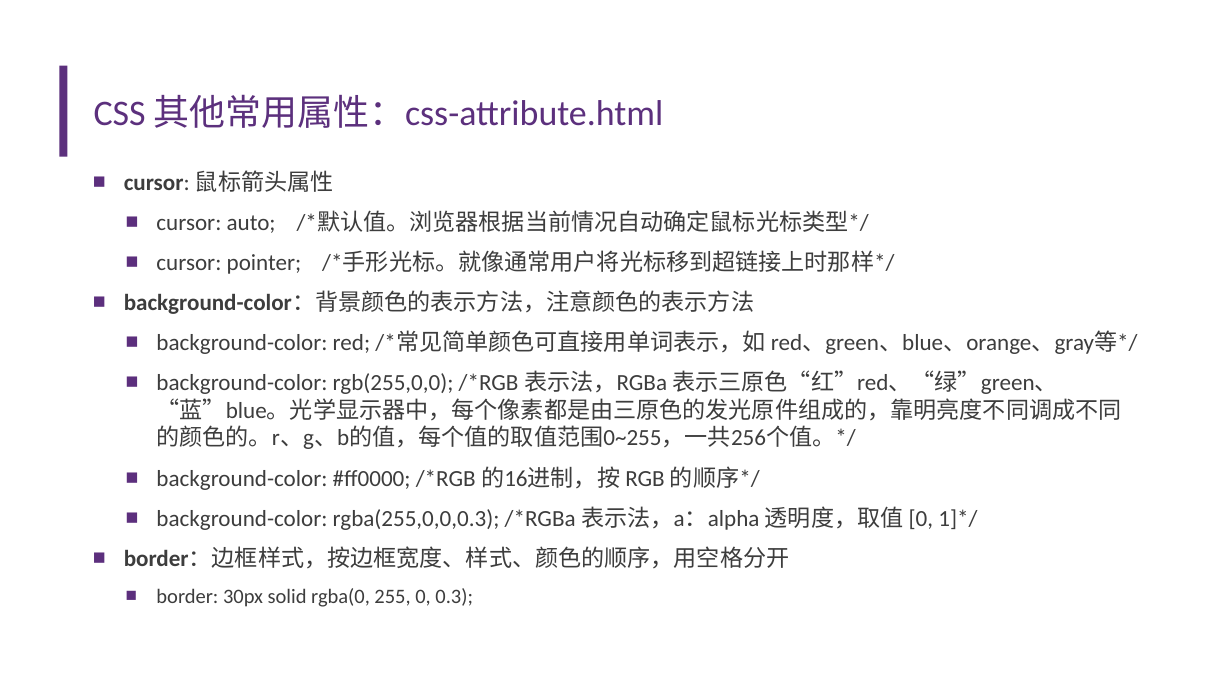
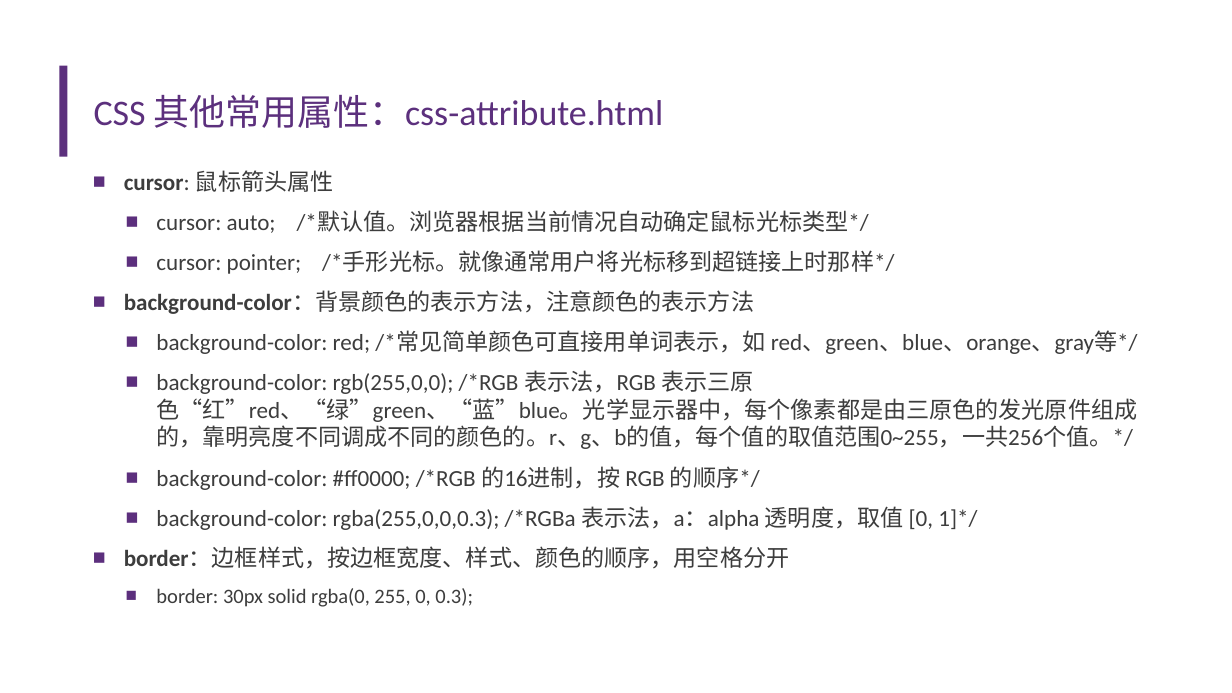
Before and after one commit to Aiemu/fe-intro, a slide deck: slide 19 of 前端.pptx (slide 18 before the commit). Drawn at 1232x693 pixels with LibreOffice and Linux fonts; fonts in the diff are those of the drawing; background and template pictures are left out. Boxes give left, top, right and bottom in pixels: in the first picture for what was removed or moved away, otherwise in the second. Text is boxed around its words. In the diff, an @@ line names an element or a change of style, - is before the commit and + after.

```diff
--- a/前端.pptx
+++ b/前端.pptx
@@ text at (156, 370, 1137, 449): text changed @@
-  ■ background-color: rgb(255,0,0); /*RGB 表示法，RGBa 表示三原色“红”red、“绿”green、“蓝”blue。光学显示器中，每个像素都是由三原色的发光原件组成的，靠明亮度不同调成不同的颜色的。r、g、b的值，每个值的取值范围0~255，一共256个值。*/
+  ■ background-color: rgb(255,0,0); /*RGB 表示法，RGB 表示三原色“红”red、“绿”green、“蓝”blue。光学显示器中，每个像素都是由三原色的发光原件组成的，靠明亮度不同调成不同的颜色的。r、g、b的值，每个值的取值范围0~255，一共256个值。*/
```
Also in this commit, not shown: 10 other slides changed, 1 slide added, 9 other files.
